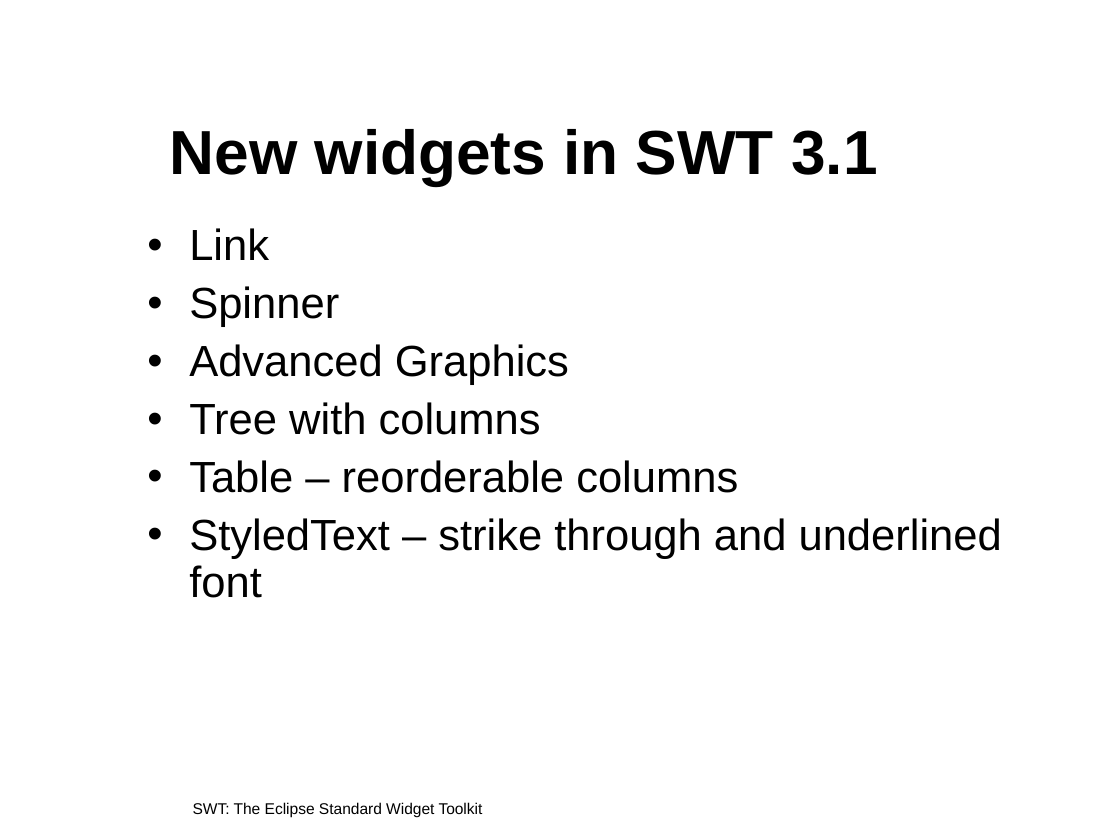
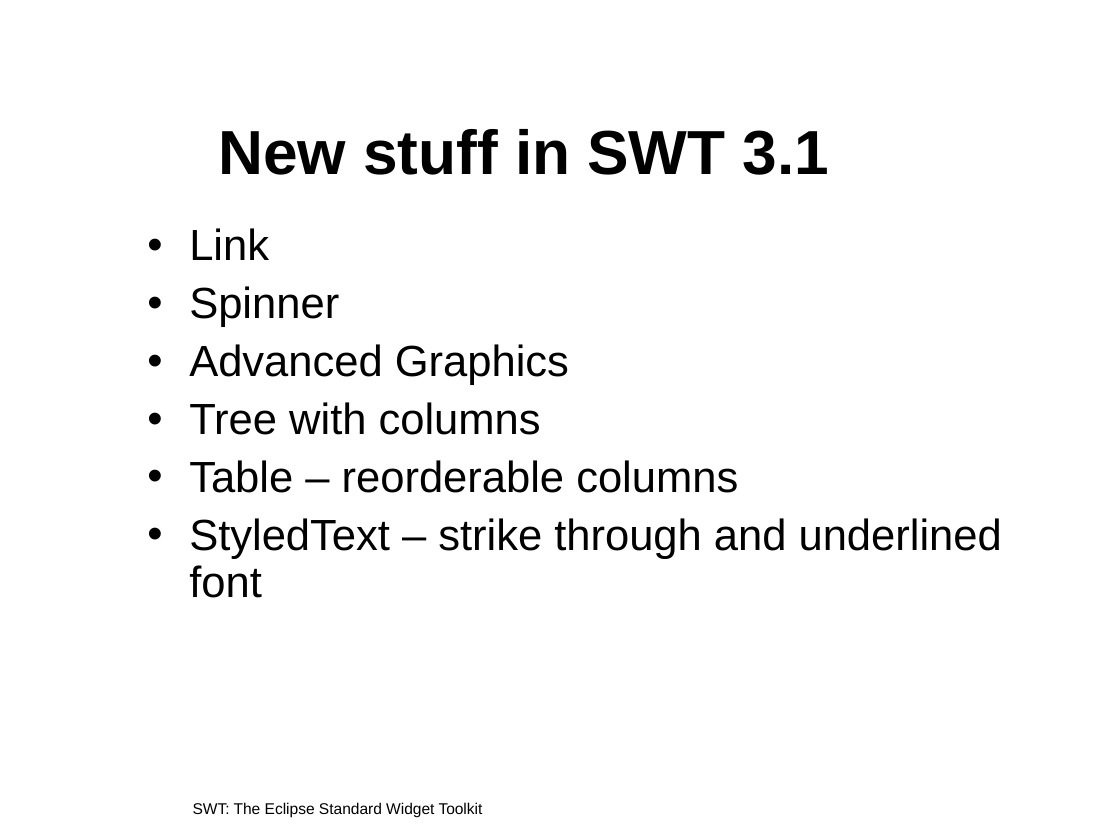
Before and after one commit to eclipse-platform/www.eclipse.org-eclipse, a slide deck: slide 6 of tutorials/oopsla2005/t22-irvine.ppt. Drawn at 1120x840 pixels with LibreOffice and Linux fonts; fonts in the diff are those of the drawing; background and template pictures are left out. Boxes give left, top, right and bottom in pixels: in the first picture for what was removed or moved away, otherwise in the second. Text is boxed around its words. In the diff, an @@ line names an element or a change of style, - is before the commit and + after.

```diff
--- a/tutorials/oopsla2005/t22-irvine.ppt
+++ b/tutorials/oopsla2005/t22-irvine.ppt
@@ title at (x1=218, y1=129, x2=829, y2=175): text changed @@
-New widgets in SWT 3.1
+New stuff in SWT 3.1
```
Also in this commit, not shown: 9 other slides changed.
